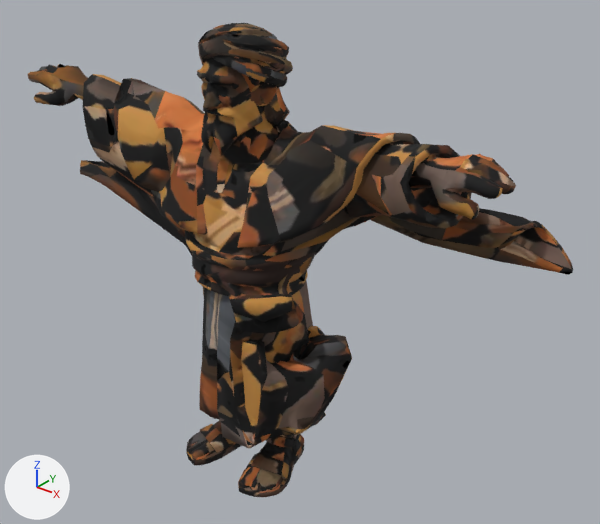
Before and after pictures for a commit that changed the glTF model assets-vila/personagens/mercador.glb.
The view is the same before and after, from a camera (50 mm lens) standing at (1.85, -2.0, 2.17) and looking at (0.15, 0.12, 0.86). Lighting does not change. The marker at lower left points along +X, +Y and +Z. The picture after the commit comes second. Vertices at exactly the same position are counted once.

The first picture shows 'NPC_Mercador'.
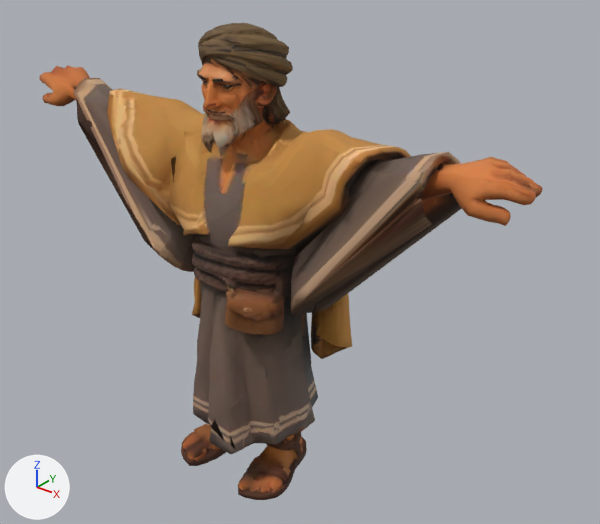
Edits to the scene script, one JSON object a line:
```json
{"block": "me_npc_mercador", "where": "# used by ob_npc_mercador; location = (0.0, 0.0, 0.0)"}
{"op": "remove", "block": "me_npc_mercador", "code": "me_npc_mercador.from_pydata(...)  # 7533 vertices, 14998 faces; spans x -1.02..1.1, y -0.23..0.26, z -0.01..1.71"}
{"op": "add", "block": "me_npc_mercador", "code": "me_npc_mercador.from_pydata(...)  # 7533 vertices, 14998 faces; spans x -1.06..1.06, y -0.25..0.23, z 0.0..1.71"}
{"block": "me_npc_mercador", "change": "me_npc_mercador part 1: 3766 of 7533 vertices moved; they spanned x -1.02..1.1, y -0.23..0.26, z -0.01..1.46 and now span x -1.06..1.06, y -0.25..0.23, z 0.0..1.44; mean shift (-0.01, -0.01, -0.06); largest move (1.1, 0.22, 1.09) -> (0.2, 0.19, 0.43)"}
{"block": "me_npc_mercador", "change": "me_npc_mercador part 2: 14991 kept faces spanning x -1.06..1.06, y -0.25..0.23, z 0.0..1.71 get new texture (UV) coordinates"}
```

Boxes [x1, y1, x2, y2] around the edits, measured in the pictures (600 x 524 px; the box of a moved part takes in the faces that stretch with it):
```json
{"object": "NPC_Mercador", "change": "reshaped", "before": [27, 23, 573, 497], "after": [39, 23, 543, 500], "on screen": "8% narrower"}
{"part": 1, "of": "me_npc_mercador", "change": "moved or reshaped", "before": [27, 64, 573, 497], "after": [39, 65, 543, 500]}
{"part": 2, "of": "me_npc_mercador", "change": "surface changed", "before": [27, 23, 573, 497], "after": [39, 23, 543, 500]}
```
